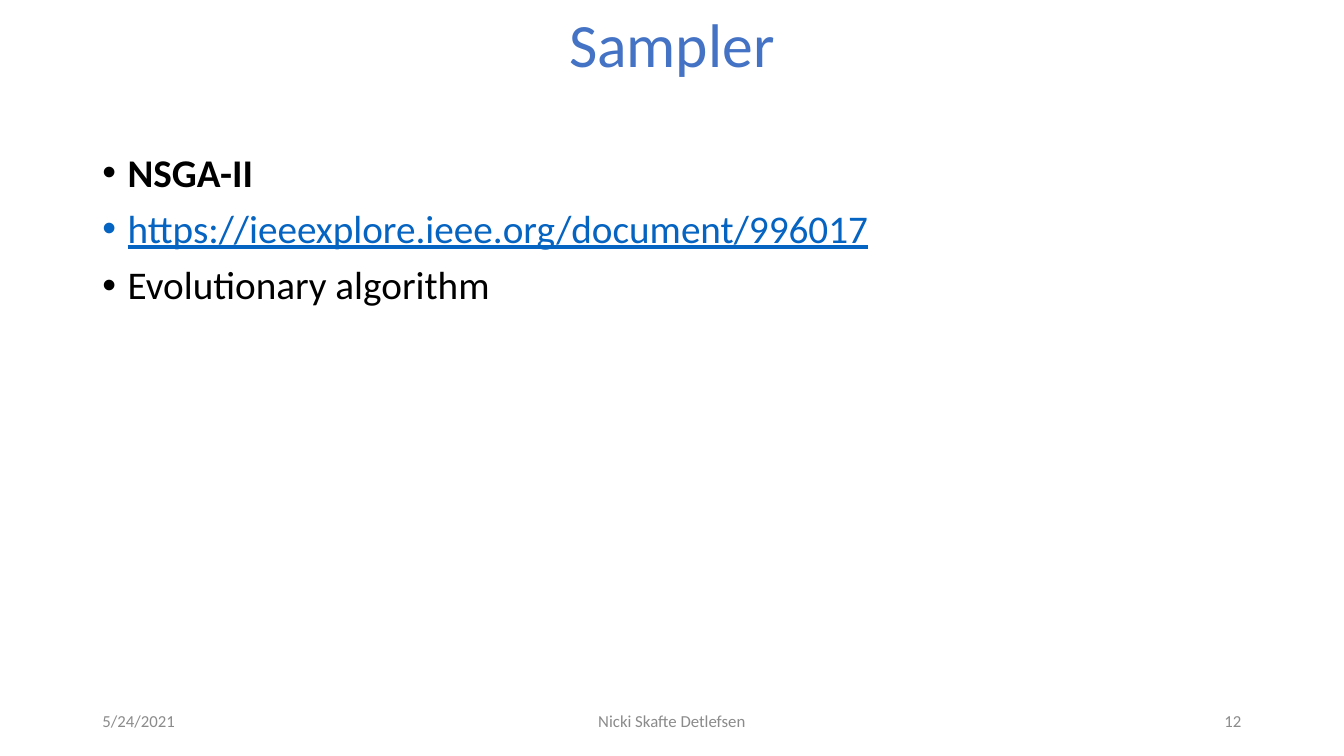
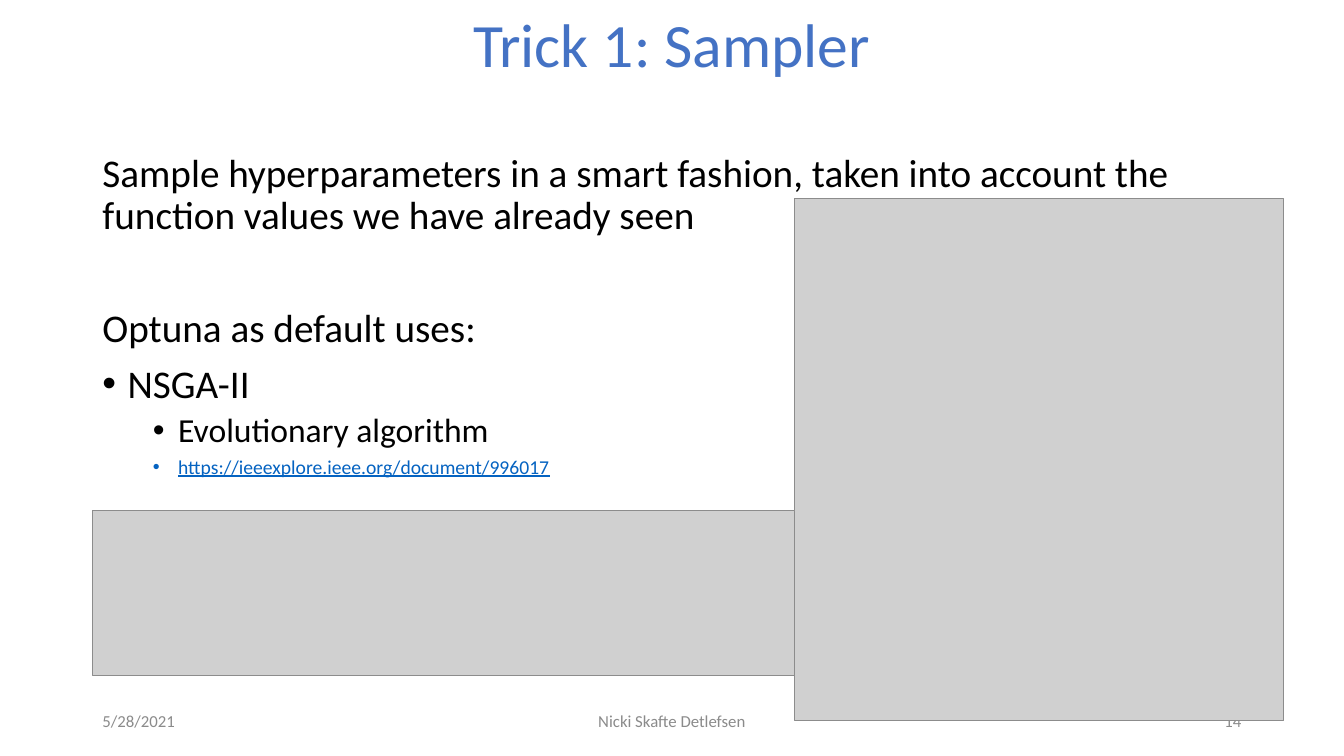
Before and after one commit to DeepEasterbunny/dtu_mlops, a slide deck: slide 14 of 09_crossvalidation_at_scale/Hyperparameters.pptx (slide 12 before the commit). Drawn at 1344x756 pixels with LibreOffice and Linux fonts; fonts in the diff are those of the drawing; grey boxes stand for pictures; background and template pictures are left out. Boxes give left, top, right and bottom in pixels: in the first picture for what was removed or moved away, otherwise in the second. Text is boxed around its words. In the diff, an @@ line names an element or a change of style, - is before the commit and + after.

```diff
--- a/09_crossvalidation_at_scale/Hyperparameters.pptx
+++ b/09_crossvalidation_at_scale/Hyperparameters.pptx
@@ title at (x1=473, y1=24, x2=869, y2=77): text changed @@
-Sampler
+Trick 1: Sampler
@@ text at (x1=102, y1=159, x2=1168, y2=349): paragraphs added @@
+Sample hyperparameters in a smart fashion, taken into account the function values we have already seen
+Optuna as default uses:
@@ picture added at (x1=796, y1=199, x2=1285, y2=721) @@
@@ text at (x1=128, y1=271, x2=489, y2=306): paragraph removed @@
-• Evolutionary algorithm
@@ text at (x1=128, y1=372, x2=549, y2=478): bold off in "NSGA-II"; size 28 to 14 pt in "https://ieeexplore.ieee.org/document/996017"; list level 1 to 2 in "https://ieeexplore.ieee.org/document/996017" @@
@@ text at (x1=178, y1=418, x2=488, y2=448): paragraph added @@
+  • Evolutionary algorithm
@@ picture added at (x1=93, y1=510, x2=796, y2=676) @@
@@ text at (x1=102, y1=715, x2=174, y2=728): text changed @@
-5/24/2021
+5/28/2021
@@ page number at (x1=1224, y1=720, x2=1241, y2=732): text changed @@
-12
+14
```
Also in this commit, not shown: 13 other slides changed, 1 slide added, 26 other files.
